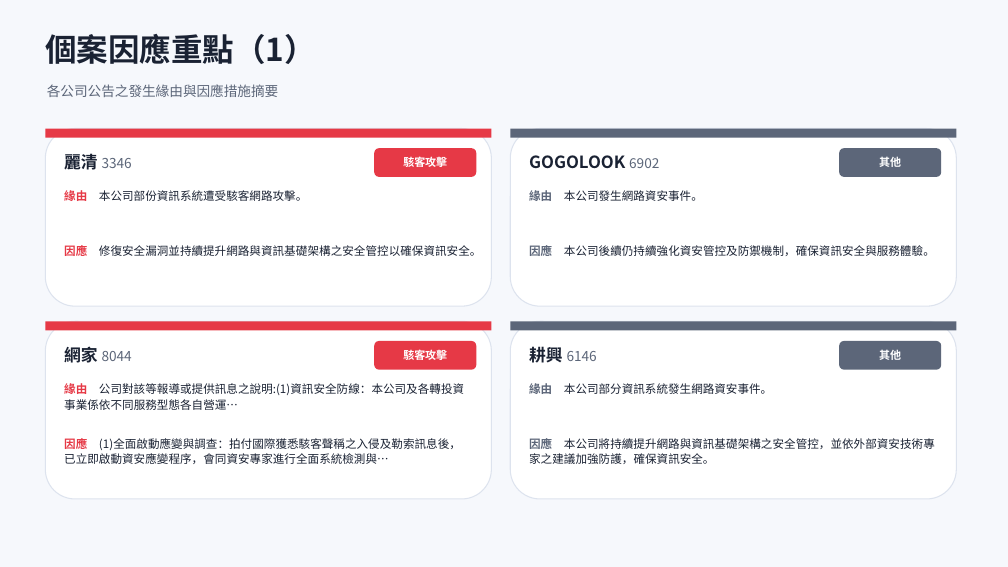
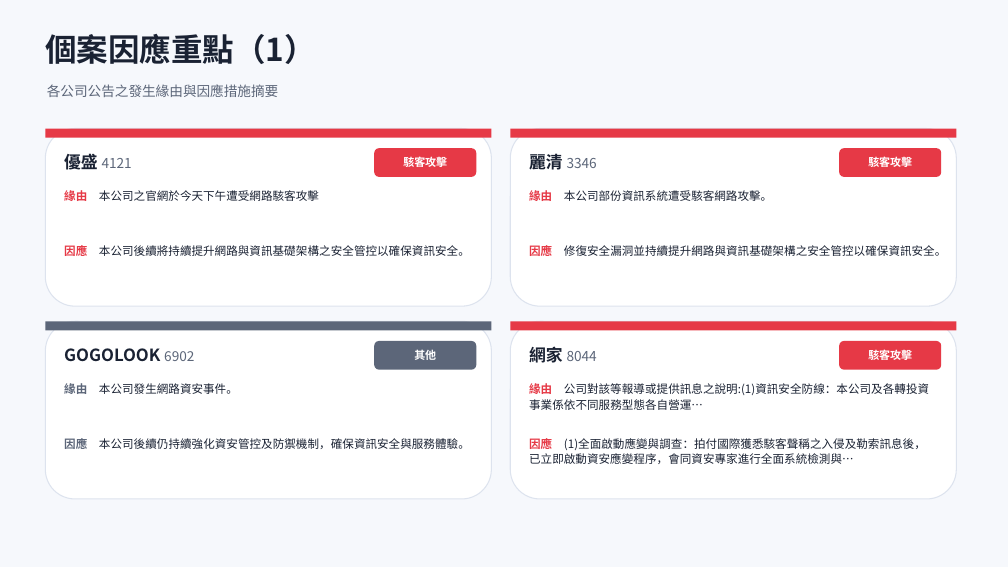
Before and after one commit to Johnnylin77/mops-isec-monitor, a slide deck: slide 6 of 資安事件因應分析.pptx. Drawn at 1008x567 pixels with LibreOffice and Linux fonts; fonts in the diff are those of the drawing. Boxes give left, top, right and bottom in pixels: in the first picture for what was removed or moved away, otherwise in the second. Text is boxed around its words. In the diff, an @@ line names an element or a change of style, - is before the commit and + after.

```diff
--- a/資安事件因應分析.pptx
+++ b/資安事件因應分析.pptx
@@ text at [64,151,132,173]: text changed @@
-麗清 3346
+優盛 4121
@@ text at [529,151,597,173]: text changed; size 16 to 13 pt; text colour #1A2233 to #5C6679; bold off @@
-GOGOLOOK 6902
+麗清 3346
@@ text at [868,155,912,170]: text changed @@
-其他
+駭客攻擊
@@ text at [64,190,319,201]: text changed @@
-緣由 本公司部份資訊系統遭受駭客網路攻擊。
+緣由 本公司之官網於今天下午遭受網路駭客攻擊
@@ text at [529,190,772,201]: text changed @@
-緣由 本公司發生網路資安事件。
+緣由 本公司部份資訊系統遭受駭客網路攻擊。
@@ text at [64,243,470,259]: text changed @@
-因應 修復安全漏洞並持續提升網路與資訊基礎架構之安全管控以確保資訊安全。
+因應 本公司後續將持續提升網路與資訊基礎架構之安全管控以確保資訊安全。
@@ text at [529,243,946,259]: text changed @@
-因應 本公司後續仍持續強化資安管控及防禦機制，確保資訊安全與服務體驗。
+因應 修復安全漏洞並持續提升網路與資訊基礎架構之安全管控以確保資訊安全。
@@ rectangle at [45,321,492,330]: fill #E63946 to #5C6679 @@
@@ text at [64,348,194,362]: text changed; size 13 to 16 pt; text colour #5C6679 to #1A2233; bold on @@
-網家 8044
+GOGOLOOK 6902
@@ rounded rectangle at [374,341,476,370]: fill #E63946 to #5C6679 @@
@@ text at [414,350,436,360]: text changed @@
-駭客攻擊
+其他
@@ text at [529,347,597,363]: text changed @@
-耕興 6146
+網家 8044
@@ fill #5C6679 to #E63946 in 4 elements at [510,129,957,138], [839,148,941,177], [510,321,957,330], [839,341,941,370] @@
@@ text at [868,348,912,363]: text changed @@
-其他
+駭客攻擊
@@ text at [64,383,238,394]: text changed @@
-緣由 公司對該等報導或提供訊息之說明:(1)資訊安全防線：本公司及各轉投資事業係依不同服務型態各自營運…
+緣由 本公司發生網路資安事件。
@@ text at [529,383,929,410]: text changed @@
-緣由 本公司部分資訊系統發生網路資安事件。
+緣由 公司對該等報導或提供訊息之說明:(1)資訊安全防線：本公司及各轉投資事業係依不同服務型態各自營運…
@@ text at [64,438,470,449]: text changed @@
-因應 (1)全面啟動應變與調查：拍付國際獲悉駭客聲稱之入侵及勒索訊息後，已立即啟動資安應變程序，會同資安專家進行全面系統檢測與…
+因應 本公司後續仍持續強化資安管控及防禦機制，確保資訊安全與服務體驗。
@@ text at [529,436,926,464]: text changed @@
-因應 本公司將持續提升網路與資訊基礎架構之安全管控，並依外部資安技術專家之建議加強防護，確保資訊安全。
+因應 (1)全面啟動應變與調查：拍付國際獲悉駭客聲稱之入侵及勒索訊息後，已立即啟動資安應變程序，會同資安專家進行全面系統檢測與…
```
Also in this commit, not shown: 5 other slides changed, 2 other files.
